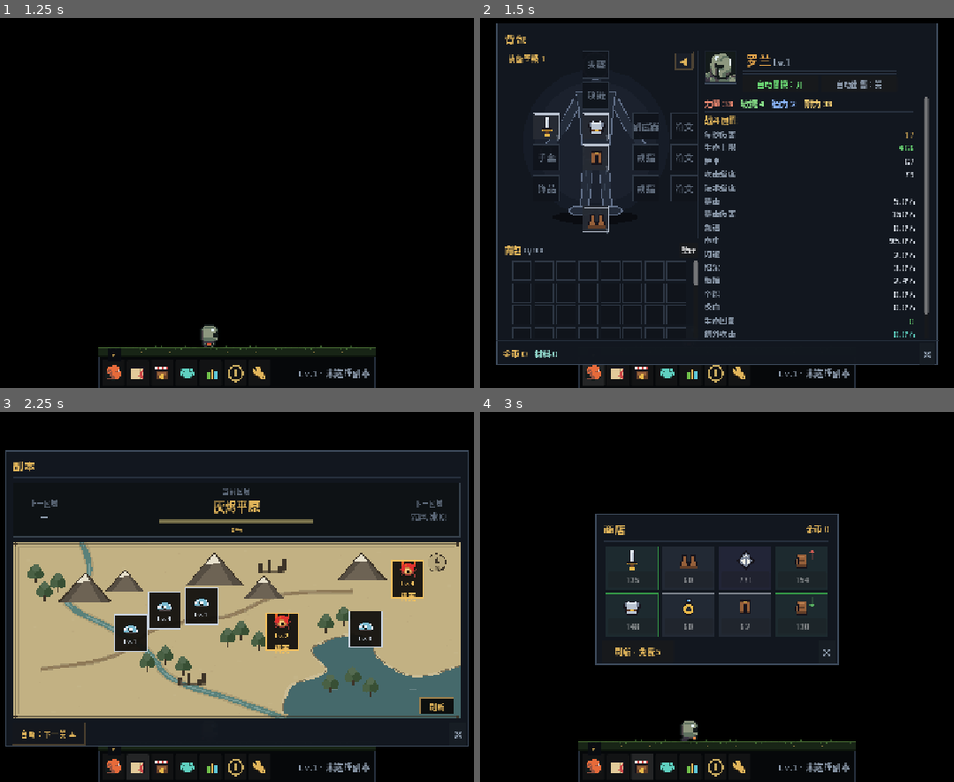
Above: before the commit, frames 1-4 (two rows, left to right).
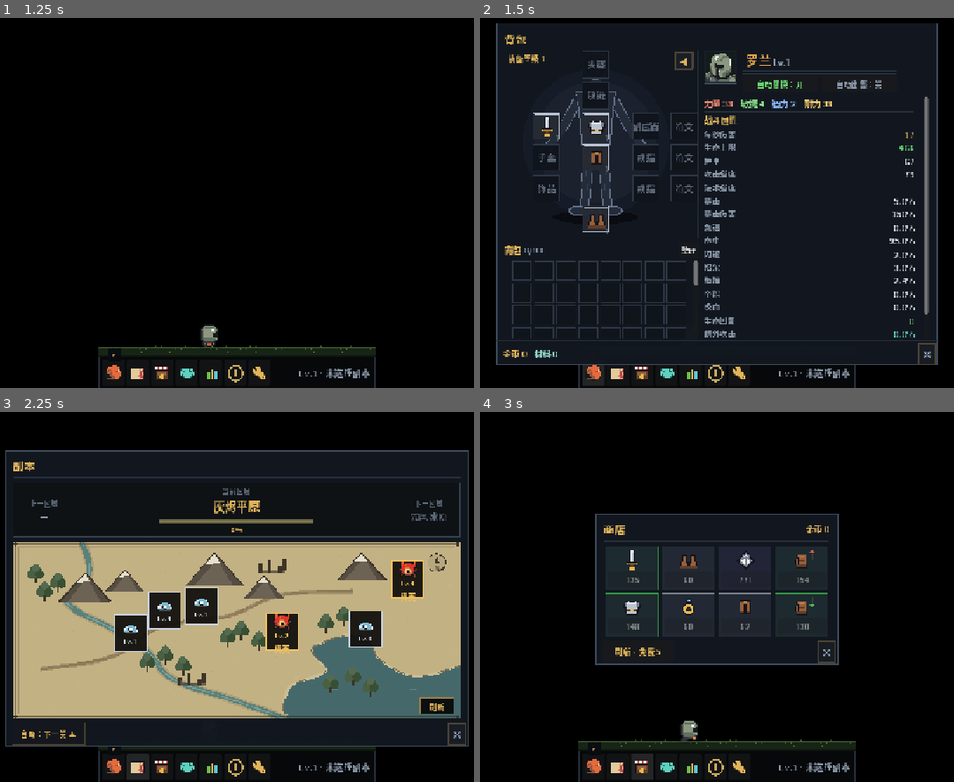
Above: after the commit, the same moments.

Repository: 958582184-dotcom/KeepForward
Game: Godot game, scene res://scenes/main.tscn
The game is run twice, just before and just after one commit, with the same random seed, the same clock (stepped at 60 frames per second) and the same inputs.
Inputs (mouse positions are in pixels of both pictures, inside the frame that each line leads up to):
- Up to frame 1 (1.25 s): click "开始旅程" at 0.5 s
- Up to frame 2 (1.5 s): click (593, 373) at 1.27 s
- Up to frame 3 (2.25 s): click (137, 767) at 2.02 s
- Up to frame 4 (3 s): click (641, 767) at 2.77 s

Frame 1 is identical in both runs. In frame 2, less than 0.1% of the frame differs, in the area x 41-97%, y 9-94%; in frame 3, 0.1%, in the area x 94-99%, y 83-91%; in frame 4, less than 0.1%.

Commit message:
Fix window close button borders

Diff:
--- a/src/core/data.gd
+++ b/src/core/data.gd
@@ -2,7 +2,7 @@
 extends RefCounted
 
 const TITLE := "余烬行者"
-const VERSION := "0.36.0"
+const VERSION := "0.37.0"
 const SAVE_PATH := "user://ember_walker_save.json"
 const INVENTORY_SIZE := 100
 const MAX_LEVEL := 60
--- a/src/ui/base_window.gd
+++ b/src/ui/base_window.gd
@@ -70,15 +70,23 @@
 	_footer.add_child(_footer_left)
 
 	var close_btn := UiKit.button("×", 17)
-	close_btn.custom_minimum_size = Vector2(30, 28)
+	close_btn.custom_minimum_size = Vector2(32, 30)
+	close_btn.clip_contents = false
 	close_btn.add_theme_color_override("font_color", UiKit.COL_MUTED)
-	var close_flat := UiKit.stylebox(Color(0.10, 0.12, 0.15, 0.7), Color(0, 0, 0, 0), 0, 4)
+	var close_flat := UiKit.stylebox(Color(0.10, 0.12, 0.15, 0.82), Color(0.30, 0.26, 0.20), 2, 4)
 	close_btn.add_theme_stylebox_override("normal", close_flat)
-	close_btn.add_theme_stylebox_override("hover", UiKit.stylebox(Color(0.18, 0.15, 0.12, 0.95), UiKit.COL_GOLD, 1, 4))
+	close_btn.add_theme_stylebox_override("hover", UiKit.stylebox(Color(0.18, 0.15, 0.12, 0.95), UiKit.COL_GOLD, 2, 4))
 	close_btn.add_theme_stylebox_override("pressed", close_flat)
+	close_btn.add_theme_stylebox_override("focus", close_flat)
 	close_btn.tooltip_text = "关闭"
 	close_btn.pressed.connect(close)
-	_footer.add_child(close_btn)
+	var close_margin := MarginContainer.new()
+	close_margin.add_theme_constant_override("margin_left", 6)
+	close_margin.add_theme_constant_override("margin_right", 0)
+	close_margin.add_theme_constant_override("margin_top", 0)
+	close_margin.add_theme_constant_override("margin_bottom", 0)
+	close_margin.add_child(close_btn)
+	_footer.add_child(close_margin)
 
 	for i in 4:
 		var edge := Control.new()
--- a/src/ui/windows/backpack_window.gd
+++ b/src/ui/windows/backpack_window.gd
@@ -92,7 +92,7 @@
 	toggle_frame.size = Vector2(36, 30)
 	toggle_frame.mouse_filter = Control.MOUSE_FILTER_IGNORE
 	toggle_frame.add_theme_stylebox_override("panel",
-		UiKit.stylebox(Color(0, 0, 0, 0), Color(0.30, 0.26, 0.20), 1, 0))
+		UiKit.stylebox(Color(0, 0, 0, 0), Color(0.30, 0.26, 0.20), 2, 0))
 	doll.add_child(toggle_frame)
 	doll.add_child(toggle)
 	for key in Data.EQUIP_ORDER:
Binary file changed: shots/bag.png
Binary file changed: shots/team.png
Binary file added: shots/v370_bag.png
Binary file added: shots/v370_team.png
